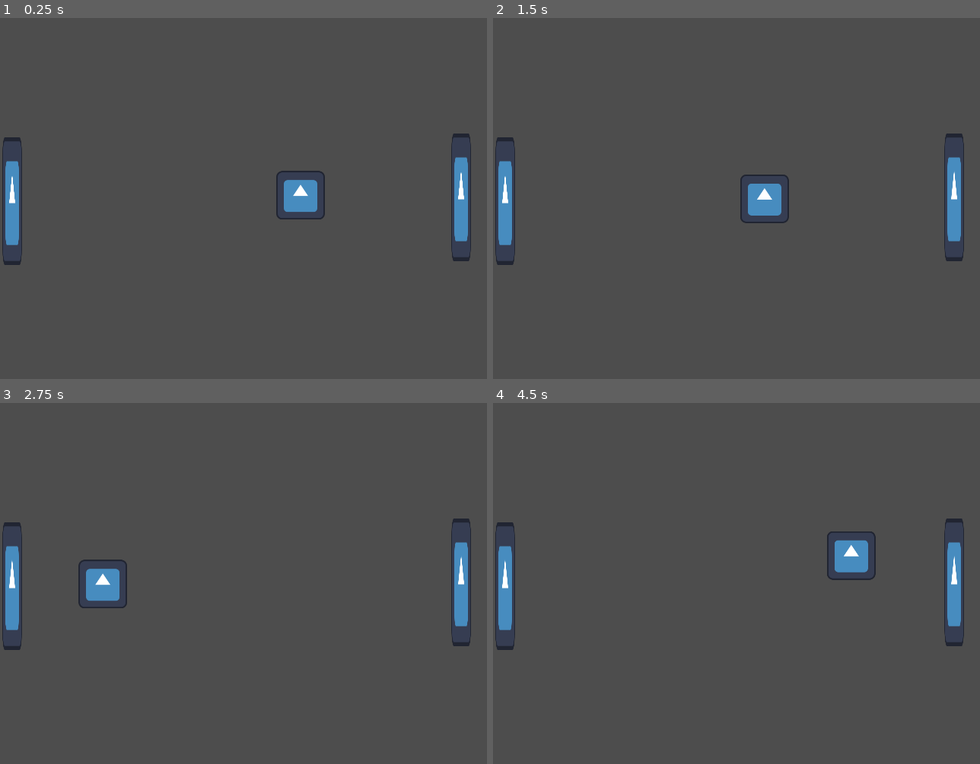
Above: before the commit, frames 1-4 (two rows, left to right).
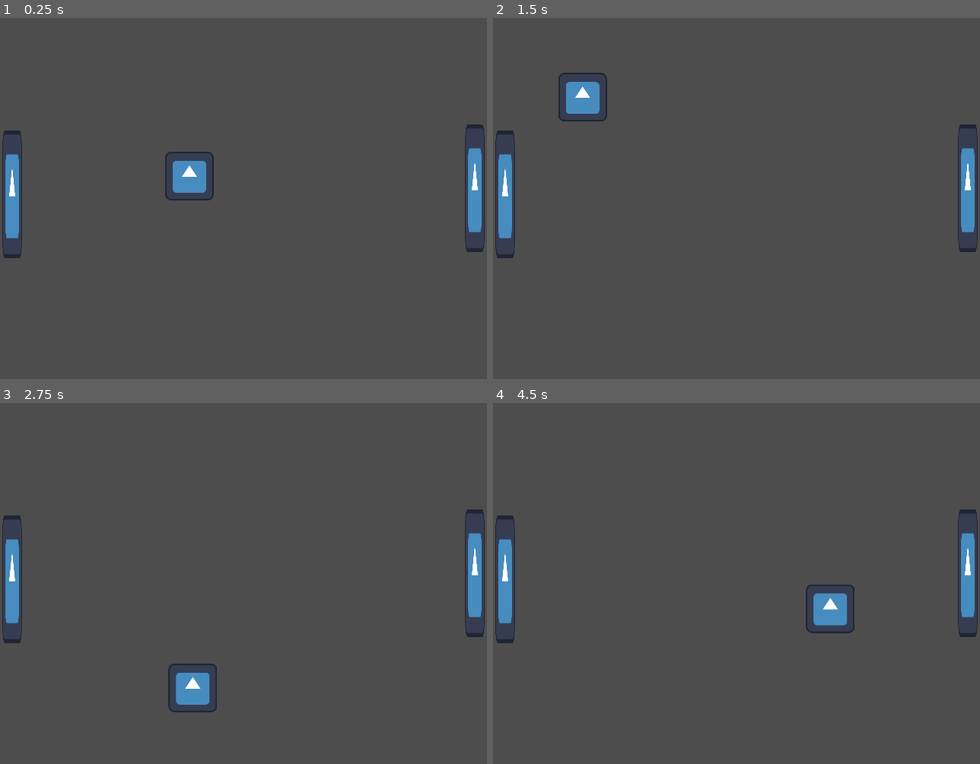
Above: after the commit, the same moments.

Repository: Nstamour-art/Pong
Game: Godot game, scene res://scenes/main.tscn
Two runs of this game, one before a commit and one after it. Both use one fixed random seed, a clock stepped at 60 frames per second and the inputs below. The engine's default icon, where the game draws it, is replaced by a stand-in: a white triangle on a blue panel in a dark square.
Inputs:
- Up to frame 1 (0.25 s): no input
- Up to frame 2 (1.5 s): no input
- Up to frame 3 (2.75 s): no input
- Up to frame 4 (4.5 s): no input

The runs differ from the first frame. In frame 1, 3.5% of the frame differs, in the area x 0-100%, y 29-69%; in frame 2, 3.5%; in frame 3, 3.5%; in frame 4, 3.6%.

Commit message:
Moved Ball Scene and added boundaries for player score zones.

Diff:
--- a/project.godot
+++ b/project.godot
@@ -73,13 +73,18 @@
 }
 project/editorState=[{
 "column": 0,
-"line": 9,
+"line": 0,
 "path": "res://scripts/player.gd",
 "type": "file"
 }, {
-"column": 57,
+"column": 44,
 "current": true,
-"line": 30,
+"line": 25,
 "path": "res://scripts/ball.gd",
 "type": "file"
+}, {
+"column": 0,
+"line": 0,
+"path": "res://scripts/main.gd",
+"type": "file"
 }]
--- /dev/null
+++ b/scenes/detection_zone.tscn
@@ -0,0 +1,9 @@
+[gd_scene load_steps=2 format=3 uid="uid://csjbiq75snm4n"]
+
+[sub_resource type="WorldBoundaryShape2D" id="WorldBoundaryShape2D_dlkuh"]
+
+[node name="DetectionZone" type="Area2D"]
+
+[node name="CollisionShape2D" type="CollisionShape2D" parent="."]
+rotation = 1.5708
+shape = SubResource("WorldBoundaryShape2D_dlkuh")
--- a/scenes/main.tscn
+++ b/scenes/main.tscn
@@ -1,29 +1,32 @@
-[gd_scene load_steps=4 format=3 uid="uid://lhamgu607b0u"]
+[gd_scene load_steps=6 format=3 uid="uid://lhamgu607b0u"]
 
+[ext_resource type="Script" uid="uid://c6bgr2xuq0orp" path="res://scripts/main.gd" id="1_jyhfs"]
 [ext_resource type="PackedScene" uid="uid://dj8l1hi574h0o" path="res://scenes/player.tscn" id="1_o5qli"]
-[ext_resource type="PackedScene" uid="uid://b60f4b6aaxk3f" path="res://ball.tscn" id="2_0wfyh"]
+[ext_resource type="PackedScene" uid="uid://b60f4b6aaxk3f" path="res://scenes/ball.tscn" id="2_0wfyh"]
+[ext_resource type="PackedScene" uid="uid://csjbiq75snm4n" path="res://scenes/detection_zone.tscn" id="3_sugp2"]
 
 [sub_resource type="WorldBoundaryShape2D" id="WorldBoundaryShape2D_o5qli"]
 
 [node name="Node2D" type="Node2D"]
+script = ExtResource("1_jyhfs")
 
 [node name="Player" parent="." instance=ExtResource("1_o5qli")]
-position = Vector2(16, 241)
+position = Vector2(16, 232)
 
 [node name="Player2" parent="." instance=ExtResource("1_o5qli")]
-position = Vector2(606, 236)
+position = Vector2(624, 224)
 player = "player_2"
 
-[node name="Wall2" type="StaticBody2D" parent="."]
+[node name="Ceiling" type="StaticBody2D" parent="."]
+
+[node name="CollisionShape2D" type="CollisionShape2D" parent="Ceiling"]
+rotation = 3.14159
+shape = SubResource("WorldBoundaryShape2D_o5qli")
+
+[node name="Floor" type="StaticBody2D" parent="."]
 position = Vector2(0, 479)
 
-[node name="CollisionShape2D" type="CollisionShape2D" parent="Wall2"]
-shape = SubResource("WorldBoundaryShape2D_o5qli")
-
-[node name="Wall3" type="StaticBody2D" parent="."]
-
-[node name="CollisionShape2D" type="CollisionShape2D" parent="Wall3"]
-rotation = 3.14159
+[node name="CollisionShape2D" type="CollisionShape2D" parent="Floor"]
 shape = SubResource("WorldBoundaryShape2D_o5qli")
 
 [node name="Ball" parent="." node_paths=PackedStringArray("marker") instance=ExtResource("2_0wfyh")]
@@ -33,3 +36,17 @@
 [node name="Marker2D" type="Marker2D" parent="."]
 position = Vector2(320, 232)
 gizmo_extents = 9.9
+
+[node name="Player1Zone" parent="." instance=ExtResource("3_sugp2")]
+position = Vector2(-24, 0)
+
+[node name="Player2Zone" parent="." instance=ExtResource("3_sugp2")]
+position = Vector2(664, 4.54747e-13)
+rotation = 3.14159
+
+[connection signal="area_entered" from="Player1Zone" to="." method="_on_player_1_zone_area_entered"]
+[connection signal="body_entered" from="Player1Zone" to="." method="_on_player_1_zone_body_entered"]
+[connection signal="body_exited" from="Player1Zone" to="." method="_on_player_1_zone_body_exited"]
+[connection signal="area_entered" from="Player2Zone" to="." method="_on_player_2_zone_area_entered"]
+[connection signal="body_entered" from="Player2Zone" to="." method="_on_player_2_zone_body_entered"]
+[connection signal="body_exited" from="Player2Zone" to="." method="_on_player_2_zone_body_exited"]
--- a/scripts/ball.gd
+++ b/scripts/ball.gd
@@ -2,7 +2,9 @@
 
 
 @export var SPEED = 300.0
+@export var SPEED_FACTOR = 50.0
 @export var marker: Marker2D
+var speed_modifier = SPEED
 
 func _ready() -> void:
     reset_ball()
@@ -10,6 +12,8 @@
 
 func reset_ball() -> void:
     position = marker.global_position
+
+    speed_modifier = SPEED
 
     var direction: Vector2
 
@@ -24,15 +28,15 @@
 
     if collision:
         var collider = collision.get_collider()
-        print(collider.name)
 
         if collider.is_in_group("paddles"):
+            speed_modifier += SPEED_FACTOR
             var paddle_shape = collision.get_collider_shape()
             var paddle_height = paddle_shape.shape.height
             var relative_y = (global_position.y - collider.global_position.y) / (paddle_height / 2)
 
             var new_direction = Vector2(-sign(velocity.x), relative_y)
-            velocity = new_direction.normalized() * SPEED
+            velocity = new_direction.normalized() * speed_modifier
 
         else:
-            velocity = velocity.bounce(collision.get_normal()).normalized() * SPEED
+            velocity = velocity.bounce(collision.get_normal()).normalized() * speed_modifier
--- /dev/null
+++ b/scripts/main.gd
@@ -0,0 +1,23 @@
+extends Node2D
+
+
+# Called when the node enters the scene tree for the first time.
+func _ready() -> void:
+    $Ball.reset_ball()
+
+
+# Called every frame. 'delta' is the elapsed time since the previous frame.
+func _process(delta: float) -> void:
+    pass
+
+
+func _on_player_1_zone_body_entered(body: Node2D) -> void:
+    if body == $Ball:
+        await get_tree().create_timer(0.5).timeout
+        $Ball.reset_ball()
+
+
+func _on_player_2_zone_body_entered(body: Node2D) -> void:
+    if body == $Ball:
+        await get_tree().create_timer(0.5).timeout
+        $Ball.reset_ball()
--- a/scripts/player.gd
+++ b/scripts/player.gd
@@ -16,4 +16,6 @@
     else:
         velocity.y = move_toward(velocity.y, 0.0, SPEED * 10 * delta)
 
+        velocity.x = 0.0
+
     move_and_slide()
Not shown: 1 places in scenes/ball.tscn that only renumber resources
Not shown, added: scripts/main.gd.uid
